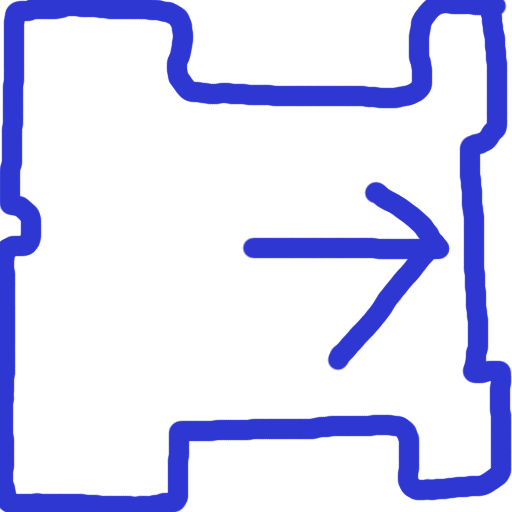
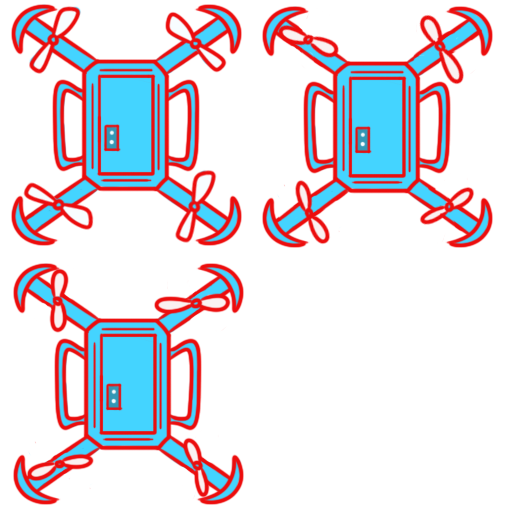
Layered file, before and after one edit (w=512, h=512). Changes by layer:
added layer "Pasted Layer" above "dronemove4.png" over [13,262,244,505]
renamed "Background" to "dronemove4.png", painted on it over [0,0,512,512]
